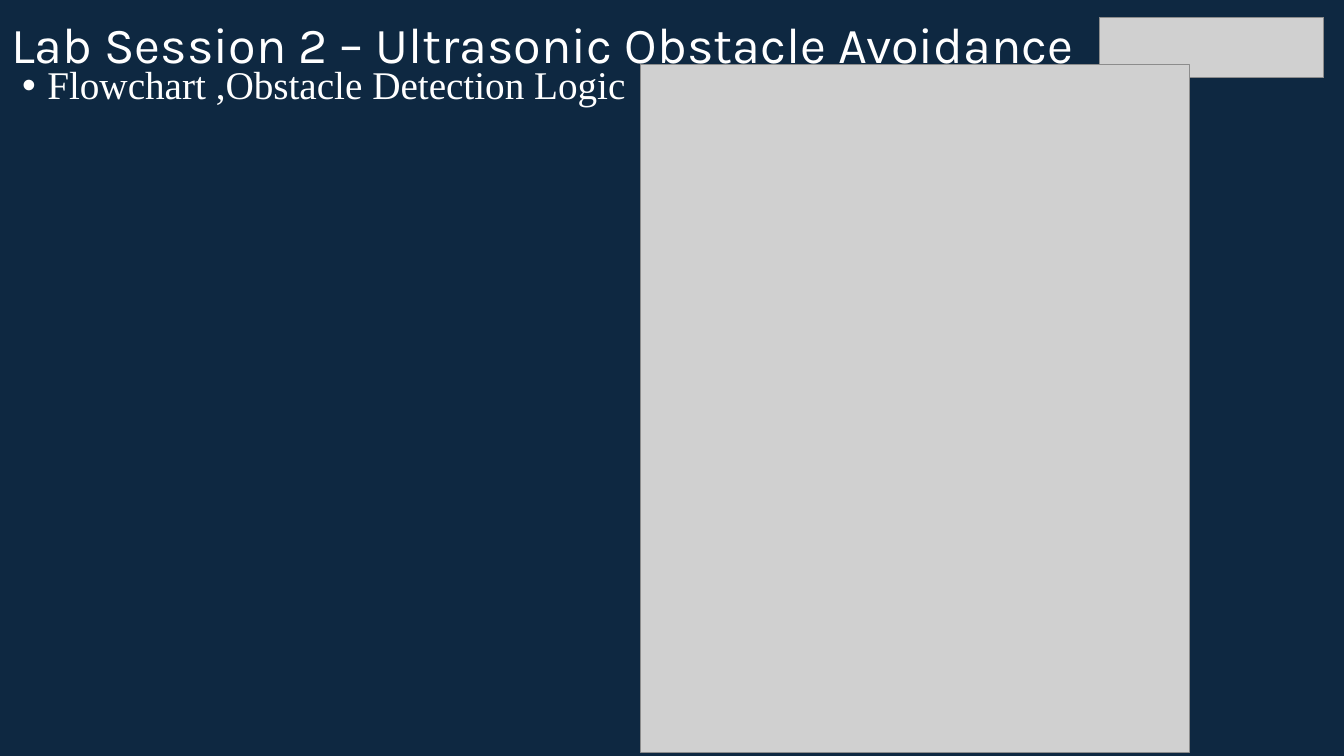
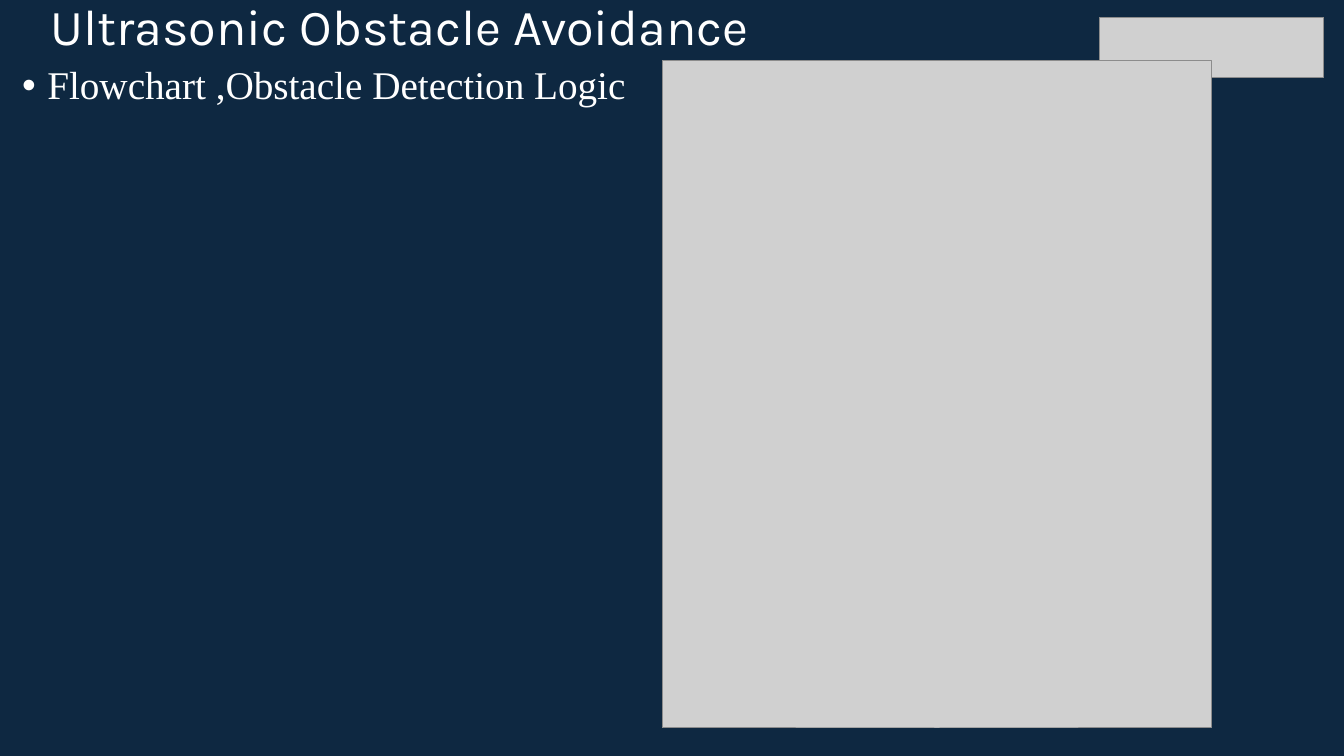
Before and after one commit to info-zas/zas-robotics-car-1-sensors, a slide deck: slide 10 of 01_FoundationProjects/10_Car-1_UltraSound_Obstacle_Avoidanace/10_Car-1_UltraSound_Obstacle_Avoidanace.pptx. Drawn at 1344x756 pixels with LibreOffice and Linux fonts; fonts in the diff are those of the drawing; grey boxes stand for pictures. Boxes give left, top, right and bottom in pixels: in the first picture for what was removed or moved away, otherwise in the second. Text is boxed around its words. In the diff, an @@ line names an element or a change of style, - is before the commit and + after.

Commit message:
01_Car_Basic_movements.pptx 10_Car-1_UltraSound_Obstacle_Avoidanace.pptx

```diff
--- a/01_FoundationProjects/10_Car-1_UltraSound_Obstacle_Avoidanace/10_Car-1_UltraSound_Obstacle_Avoidanace.pptx
+++ b/01_FoundationProjects/10_Car-1_UltraSound_Obstacle_Avoidanace/10_Car-1_UltraSound_Obstacle_Avoidanace.pptx
@@ title at (51,10,749,46): text changed @@
-Lab Session 2 – Ultrasonic Obstacle Avoidance
+Ultrasonic Obstacle Avoidance
@@ picture: place and size @@
-picture at (640,65,1190,752)
+picture at (662,60,1212,728)
```
Also in this commit, not shown: 12 other slides changed.
